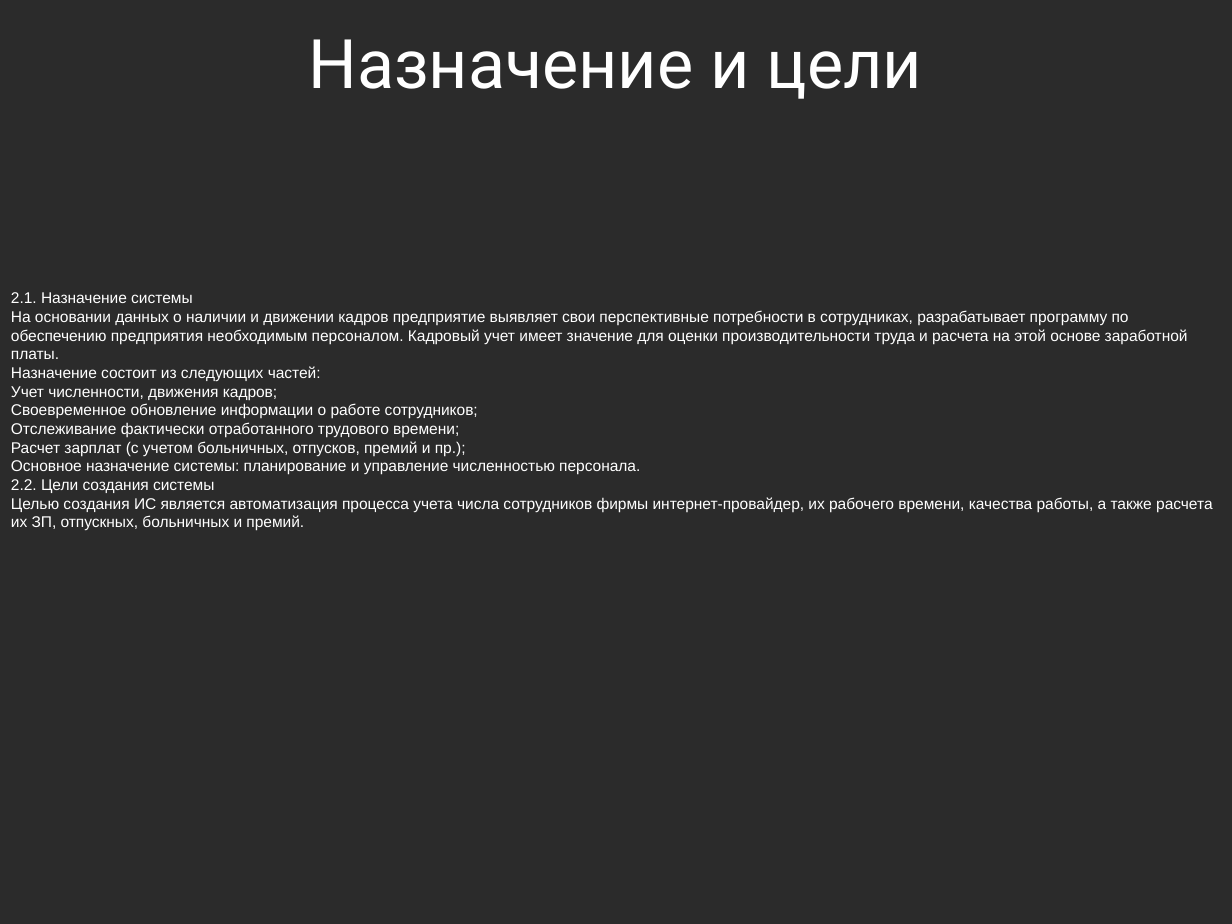
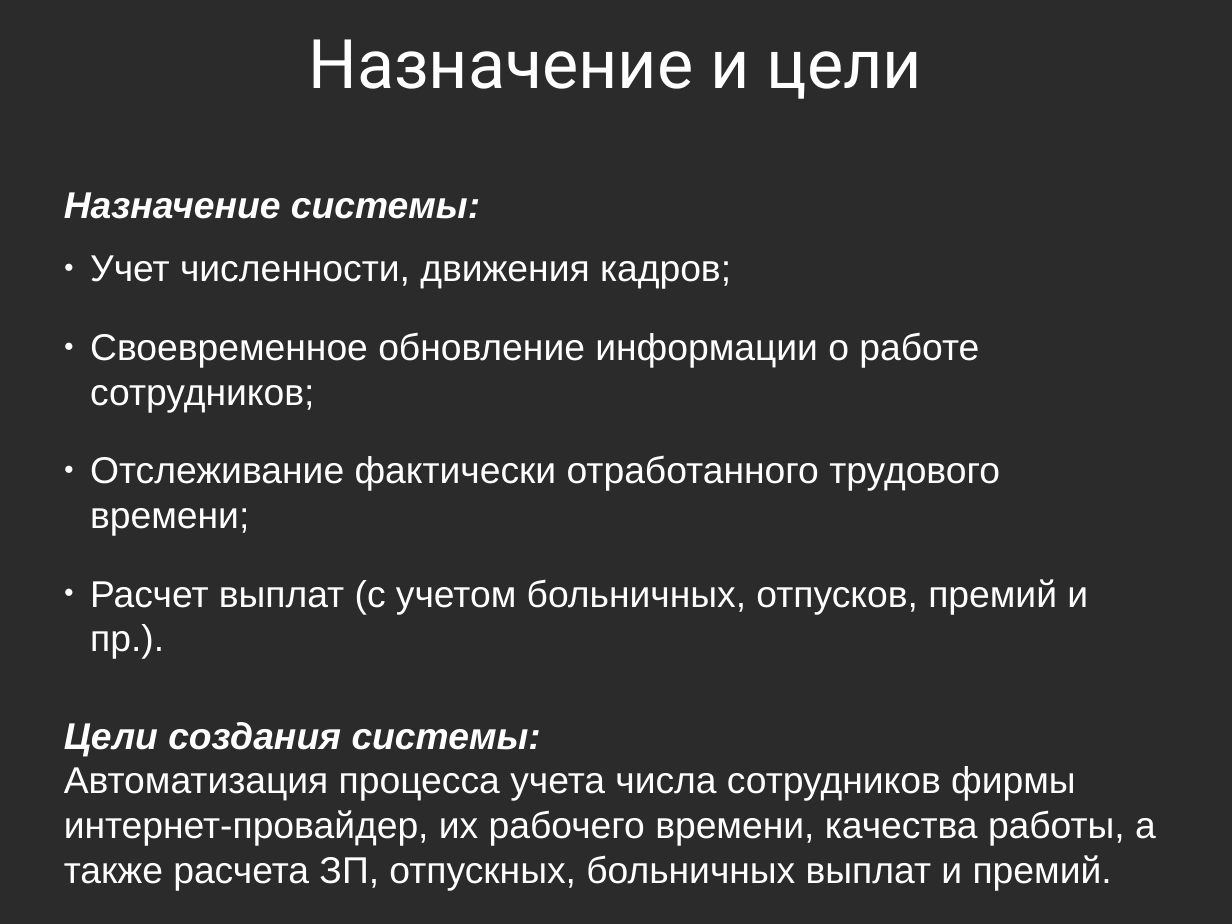
Before and after one commit to ikherty/OPD, a slide deck: slide 2 of PrezentationOPD.odp (slide 3 before the commit). Drawn at 1232x924 pixels with LibreOffice and Linux fonts; fonts in the diff are those of the drawing; background and template pictures are left out; a plain dark background stands for a picture behind light text. Boxes give left, top, right and bottom in pixels: in the first picture for what was removed or moved away, otherwise in the second. Text is boxed around its words. In the diff, an @@ line names an element or a change of style, - is before the commit and + after.

```diff
--- a/PrezentationOPD.odp
+++ b/PrezentationOPD.odp
@@ text "Назначение системы:": place and size @@
-text "Назначение системы:" at box(11, 292, 1213, 531)
+text "Назначение системы:" at box(64, 192, 1156, 891)
@@ text at box(64, 192, 480, 219): text changed; size 10 to 24 pt; bold on; italic on @@
-2.1. Назначение системы
-На основании данных о наличии и движении кадров предприятие выявляет свои перспективные потребности в сотрудниках, разрабатывает программу по обеспечению предприятия необходимым персоналом. Кадровый учет имеет значение для оценки производительности труда и расчета на этой основе заработной платы.
-Назначение состоит из следующих частей:
+Назначение системы:
@@ text at box(90, 255, 1000, 536): size 10 to 24 pt in "Учет численности, движения кадров;", "Своевременное обновление информации о работе сотрудников;", "Отслеживание фактически отработанного трудового времени;"; bullet none to ●; more space between paragraphs @@
@@ text at box(64, 579, 1156, 891): text changed; size 10 to 24 pt @@
-Расчет зарплат (с учетом больничных, отпусков, премий и пр.);
-Основное назначение системы: планирование и управление численностью персонала.
-2.2. Цели создания системы
-Целью создания ИС является автоматизация процесса учета числа сотрудников фирмы интернет-провайдер, их рабочего времени, качества работы, а также расчета их ЗП, отпускных, больничных и премий.
+● Расчет выплат (с учетом больничных, отпусков, премий и пр.).
+Цели создания системы:
+Автоматизация процесса учета числа сотрудников фирмы интернет-провайдер, их рабочего времени, качества работы, а также расчета ЗП, отпускных, больничных выплат и премий.
```
Also in this commit, not shown: 8 slides added, 9 slides removed, 46 other files.
